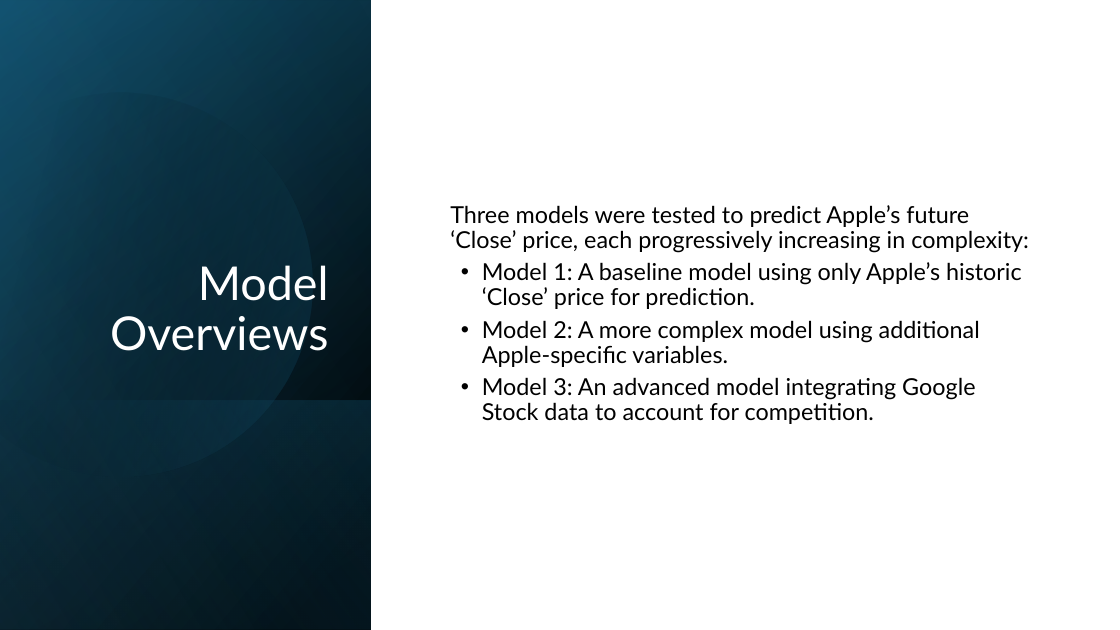
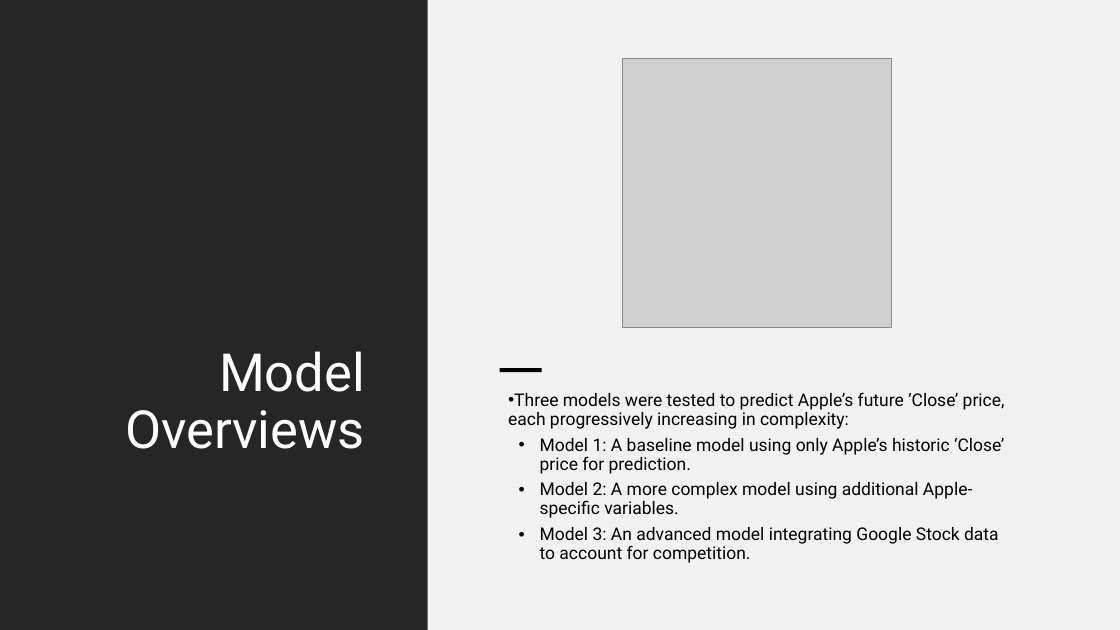
Before and after one commit to emilyschnepp/appleStockPrediction, a slide deck: slide 4 of appleStockResultsandViz.pptx. Drawn at 1120x630 pixels with LibreOffice and Linux fonts; fonts in the diff are those of the drawing; grey boxes stand for pictures. Boxes give left, top, right and bottom in pixels: in the first picture for what was removed or moved away, otherwise in the second. Text is boxed around its words. In the diff, an @@ line names an element or a change of style, - is before the commit and + after.

```diff
--- a/appleStockResultsandViz.pptx
+++ b/appleStockResultsandViz.pptx
@@ rectangle at (x1=0, y1=0, x2=428, y2=630): fill gradient #000000 to #104862 to #262626; mirrored; rotation 90 to 0 degrees @@
@@ rectangle removed at (x1=0, y1=1, x2=371, y2=630) @@
@@ rectangle removed at (x1=0, y1=0, x2=371, y2=629) @@
@@ rectangle resized from (x1=0, y1=0, x2=1120, y2=630) to (x1=429, y1=0, x2=1120, y2=630) @@
@@ rectangle at (x1=429, y1=0, x2=1120, y2=630): fill #FFFFFF to #F2F2F2 @@
@@ freeform shape removed at (x1=0, y1=47, x2=359, y2=515) @@
@@ title "Model Overviews" moved from (x1=110, y1=265, x2=329, y2=351) to (x1=125, y1=351, x2=365, y2=449) @@
@@ title "Model Overviews" at (x1=125, y1=351, x2=365, y2=449): size 40 to 45 pt, font Lato to Roboto; vertical alignment bottom to top @@
@@ picture added at (x1=623, y1=59, x2=891, y2=328) @@
@@ text "Three models were tested to ..." moved from (x1=450, y1=205, x2=1029, y2=424) to (x1=508, y1=392, x2=1005, y2=563) @@
@@ text "Three models were tested to ..." at (x1=508, y1=392, x2=1005, y2=563): size 20 to 15 pt, font Lato to Roboto; bullet none to •; vertical alignment middle to top @@
@@ rectangle added at (x1=500, y1=368, x2=542, y2=372), fill #000000 @@
@@ rectangle removed at (x1=0, y1=400, x2=371, y2=630) @@
```
Also in this commit, not shown: 7 other slides changed.
